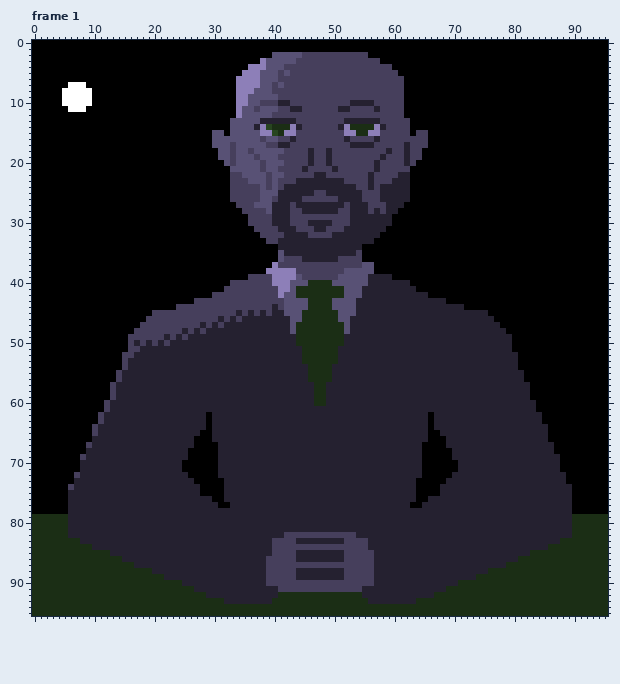
Two states of a pixel-art file, assets/art/spokesman.aseprite. This is how it looked before the edit.
96x96 pixels, 2 frames. Shown: frame 1. The commit also changed other frames, which this record leaves out.
The result:
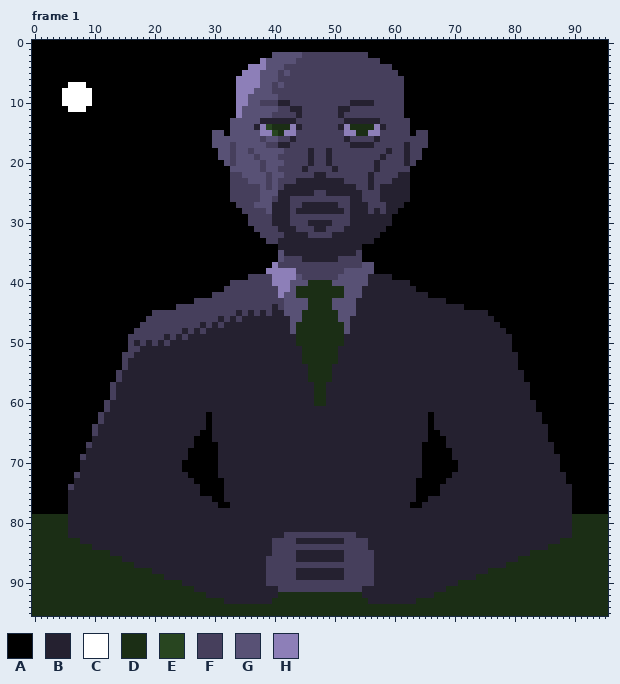
Palette (. is transparent): A #000000  B #252130  C #ffffff  D #1b2e15  E #284520  F #463f5c  G #585175  H #8d7fb8
Diff:
layer "Frowning" now shown
layer "Smiling" now hidden
--- frame 1
@@ x 35..59 @@
 10 HGGFFFBBFFFFFFFFFFBBBBFFF
-11 GGFGGGFFBBFFFFFFBBFFFFBFF
-12 GGGGGFFFFFFFFFFFFFFFFFFFF
+11 GGGGGGFFBBFFFFFFBBFFFFFFF
+12 GGGGGFFFFBFFFFFFBFFFFFFFF
 13 GGGBBBBBBFFFFFFFFBBBBBBFF
@@ x 41..54 @@
 25 BBBBBBFFBBBBBB
-26 BBBBFFFFFFBBBB
-27 BBFBBBBBBBBFBB
-28 BBFFBBBBBBFFBB
+26 BBFFFFFFFFFFBB
+27 BBFFBBBBBBFFBB
+28 BBFBBBBBBBBFBB
 29 BBFFFFFFFFFFBB
Changed places in both pictures, as pixel boxes (x1, y1, x2, y2):
changed: (254, 106, 260, 112)
changed: (374, 106, 380, 112)
changed: (296, 112, 302, 118)
changed: (338, 112, 344, 118)
changed: (290, 196, 302, 214)
changed: (338, 196, 350, 214)
